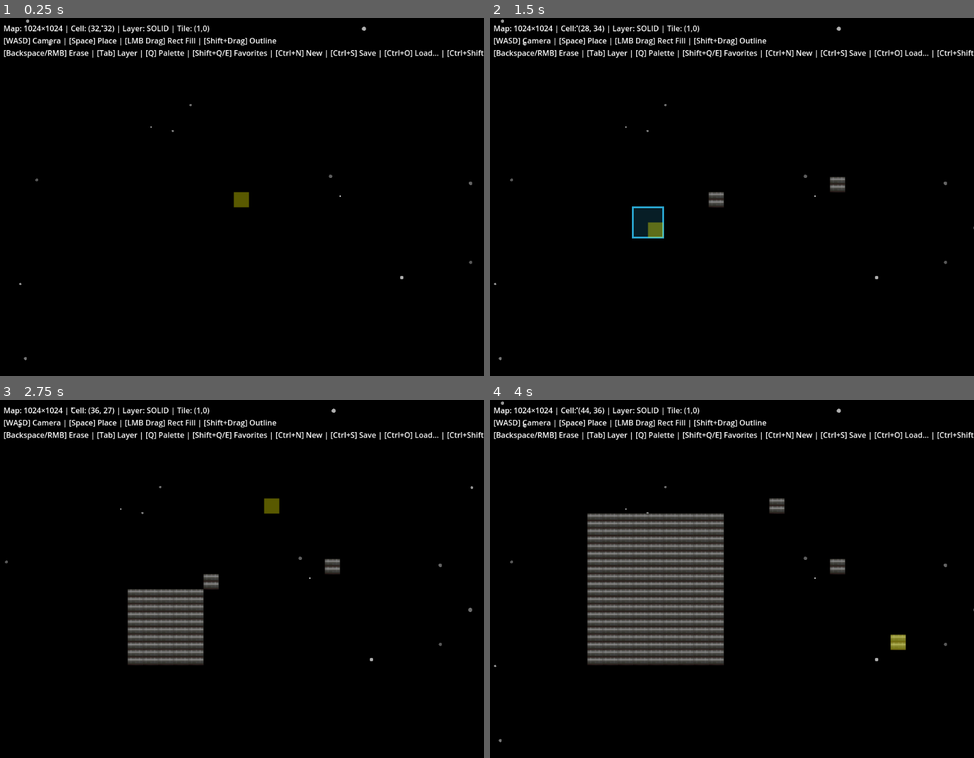
Above: before the commit, frames 1-4 (two rows, left to right).
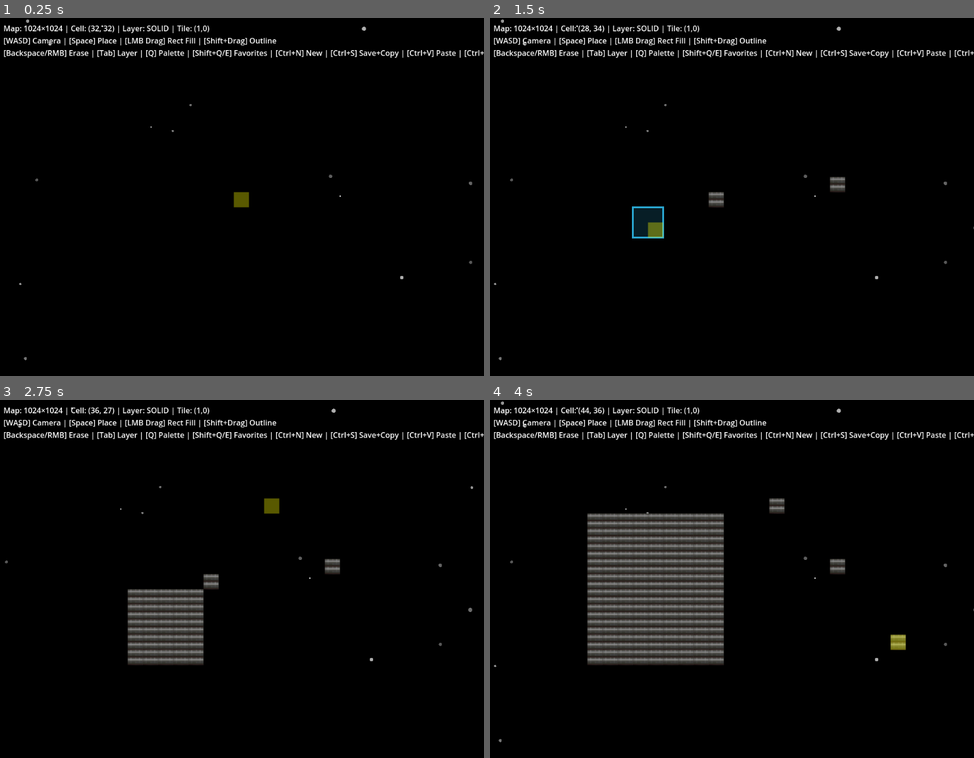
Above: after the commit, the same moments.

Repository: zebadrabbit/Driftline
Game: Godot game, scene res://client/scenes/editor/MapEditor.tscn
The game is run twice, just before and just after one commit, with the same random seed, the same clock (stepped at 60 frames per second) and the same inputs. This scene is started directly instead of the project's main scene.
Inputs (mouse positions are in pixels of both pictures, inside the frame that each line leads up to):
- Up to frame 1 (0.25 s): no input
- Up to frame 2 (1.5 s): tap Enter (ui_accept) at 0.5, 0.77, 1.25 s; move the mouse to (838, 182) at 0.52 s; hold Right (ui_right) 0.53-1.25 s; tap V at 0.6 s; click (838, 182) at 0.67 s; drag from (635, 218) to (707, 272) at 1.27 s
- Up to frame 3 (2.75 s): move the mouse to (290, 500) at 2.02 s; hold Right (ui_right) from 2.03 s (still down); hold Shift from 2.03 s (still down); tap V at 2.3 s
- Up to frame 4 (4 s): release Right (ui_right) at 2.75 s; release Shift at 2.75 s; tap Enter (ui_accept) at 2.75, 3.77 s; drag from (707, 654) to (586, 528) at 2.77 s; move the mouse to (877, 636) at 3.52 s; hold Left (ui_left) from 3.53 s (still down); tap O at 3.6 s; tap V at 3.8 s

The runs differ from the first frame. In frame 1, 0.3% of the frame differs, in the area x 77-100%, y 8-12%; in frame 2, 0.3%; in frame 3, 0.3%; in frame 4, 0.3%.

Commit message:
Map editor: paste/import JSON from clipboard

Diff:
--- a/client/scripts/maps/level_io.gd
+++ b/client/scripts/maps/level_io.gd
@@ -4,6 +4,132 @@
 ## Handles sparse JSON format and boundary stamping.
 
 const TILE_SIZE := 16
+
+const DEFAULT_WIDTH_TILES: int = 64
+const DEFAULT_HEIGHT_TILES: int = 64
+
+
+## Safe JSON parse for map import (clipboard / network / file content).
+## Returns: { ok: bool, error: String, data: Dictionary }
+static func parse_map_json(json_string: String) -> Dictionary:
+	var result := {
+		"ok": false,
+		"error": "",
+		"data": {}
+	}
+	if json_string.strip_edges() == "":
+		result["error"] = "Clipboard is empty"
+		return result
+
+	var parsed = JSON.parse_string(json_string)
+	if parsed == null:
+		result["error"] = "Invalid JSON"
+		return result
+	if typeof(parsed) != TYPE_DICTIONARY:
+		result["error"] = "Map JSON must be an object"
+		return result
+
+	result["ok"] = true
+	result["data"] = parsed
+	return result
+
+
+## Normalize raw map data for backward/forward compatibility.
+## Ensures:
+## - meta exists and has w/h (tile counts)
+## - layers exists with bg/solid/fg arrays
+## - entities exists as an array
+## Returns a normalized Dictionary (map object).
+static func normalize_map_data(data: Dictionary) -> Dictionary:
+	var out: Dictionary = {}
+
+	# Preserve top-level fields.
+	for k in data.keys():
+		out[k] = data[k]
+
+	var meta: Dictionary = {}
+	if out.has("meta") and out["meta"] is Dictionary:
+		meta = out["meta"]
+	else:
+		meta = {}
+		out["meta"] = meta
+
+	# Determine width/height (tile counts). Accept legacy root width/height that may be pixels.
+	var w_tiles: int = int(meta.get("w", 0))
+	var h_tiles: int = int(meta.get("h", 0))
+	if w_tiles <= 0:
+		var w_raw: int = int(out.get("width", 0))
+		if w_raw > 0:
+			# Heuristic: if it looks like pixels (large and divisible), convert.
+			w_tiles = int(w_raw / TILE_SIZE) if (w_raw >= 256 and w_raw % TILE_SIZE == 0) else w_raw
+		else:
+			w_tiles = DEFAULT_WIDTH_TILES
+	if h_tiles <= 0:
+		var h_raw: int = int(out.get("height", 0))
+		if h_raw > 0:
+			h_tiles = int(h_raw / TILE_SIZE) if (h_raw >= 256 and h_raw % TILE_SIZE == 0) else h_raw
+		else:
+			h_tiles = DEFAULT_HEIGHT_TILES
+
+	meta["w"] = w_tiles
+	meta["h"] = h_tiles
+	meta["tile_size"] = int(meta.get("tile_size", TILE_SIZE))
+	# Keep root width/height present for tools that expect them (store pixels).
+	out["width"] = int(out.get("width", w_tiles * TILE_SIZE))
+	out["height"] = int(out.get("height", h_tiles * TILE_SIZE))
+
+	# Layers
+	var layers: Dictionary = {}
+	if out.has("layers") and out["layers"] is Dictionary:
+		layers = out["layers"]
+	else:
+		layers = {}
+		out["layers"] = layers
+
+	for layer_name in ["bg", "solid", "fg"]:
+		if not layers.has(layer_name) or not (layers[layer_name] is Array):
+			layers[layer_name] = []
+
+	# Entities (Part 2)
+	if not out.has("entities") or not (out["entities"] is Array):
+		out["entities"] = []
+
+	return out
+
+
+## Apply a pre-parsed map data Dictionary to TileMaps.
+## Returns normalized meta (contains w/h).
+static func apply_map_data(map_data: Dictionary, tilemaps: Dictionary) -> Dictionary:
+	var norm := normalize_map_data(map_data)
+	var meta: Dictionary = norm.get("meta", {})
+	var layers: Dictionary = norm.get("layers", {})
+	var w: int = int(meta.get("w", DEFAULT_WIDTH_TILES))
+	var h: int = int(meta.get("h", DEFAULT_HEIGHT_TILES))
+
+	# Clear all layers
+	for layer_name in ["bg", "solid", "fg"]:
+		if tilemaps.has(layer_name) and tilemaps[layer_name] != null:
+			(tilemaps[layer_name] as TileMap).clear()
+
+	# Apply loaded tiles
+	for layer_name in ["bg", "solid", "fg"]:
+		if not layers.has(layer_name) or not tilemaps.has(layer_name) or tilemaps[layer_name] == null:
+			continue
+		var tilemap: TileMap = tilemaps[layer_name]
+		var cells: Array = layers[layer_name]
+		for cell_data in cells:
+			if cell_data is Array and cell_data.size() == 4:
+				var x: int = int(cell_data[0])
+				var y: int = int(cell_data[1])
+				var ax: int = int(cell_data[2])
+				var ay: int = int(cell_data[3])
+				tilemap.set_cell(0, Vector2i(x, y), 0, Vector2i(ax, ay))
+
+	# Apply boundary
+	if tilemaps.has("solid") and tilemaps["solid"] != null:
+		apply_boundary(tilemaps["solid"], w, h)
+
+	return meta
 
 ## Sparse save format: only stores placed tiles, not empty cells.
 ## Boundary tiles are NOT saved; they are generated on load.
@@ -103,22 +229,11 @@
 		push_error("Invalid map format: " + path)
 		return {}
 
-	var meta: Dictionary = data["meta"]
-	var layers: Dictionary = data["layers"]
-	# Backward compatible width/height lookup.
-	# Root width/height are pixels. meta.w/meta.h are tiles.
-	var w_px: int = int(data.get("width", int(meta.get("w", 64)) * TILE_SIZE))
-	var h_px: int = int(data.get("height", int(meta.get("h", 64)) * TILE_SIZE))
-	if w_px <= 0:
-		w_px = 1024
-	if h_px <= 0:
-		h_px = 1024
-	var w: int = int(meta.get("w", w_px / TILE_SIZE))
-	var h: int = int(meta.get("h", h_px / TILE_SIZE))
-	meta["w"] = w
-	meta["h"] = h
-	meta["width"] = w_px
-	meta["height"] = h_px
+	var norm := normalize_map_data(data)
+	var meta: Dictionary = norm["meta"]
+	var layers: Dictionary = norm["layers"]
+	var w: int = int(meta.get("w", DEFAULT_WIDTH_TILES))
+	var h: int = int(meta.get("h", DEFAULT_HEIGHT_TILES))
 
 	# Clear all layers
 	for layer_name in ["bg", "solid", "fg"]:
@@ -165,22 +280,10 @@
 		return {"width": 1024, "height": 1024, "w": 64, "h": 64}
 
 	var data: Dictionary = json.data
-	var meta: Dictionary = {}
-	if data.has("meta"):
-		meta = data["meta"]
-
-	var w_px: int = int(data.get("width", int(meta.get("w", 64)) * TILE_SIZE))
-	var h_px: int = int(data.get("height", int(meta.get("h", 64)) * TILE_SIZE))
-	if w_px <= 0:
-		w_px = 1024
-	if h_px <= 0:
-		h_px = 1024
-	var w: int = int(meta.get("w", w_px / TILE_SIZE))
-	var h: int = int(meta.get("h", h_px / TILE_SIZE))
-	meta["w"] = w
-	meta["h"] = h
-	meta["width"] = w_px
-	meta["height"] = h_px
+	var norm := normalize_map_data(data)
+	var meta: Dictionary = norm.get("meta", {})
+	meta["width"] = int(norm.get("width", int(meta.get("w", DEFAULT_WIDTH_TILES)) * TILE_SIZE))
+	meta["height"] = int(norm.get("height", int(meta.get("h", DEFAULT_HEIGHT_TILES)) * TILE_SIZE))
 	return meta
 
 
--- a/client/scripts/maps/map_editor.gd
+++ b/client/scripts/maps/map_editor.gd
@@ -24,6 +24,10 @@
 @onready var camera: Camera2D = $Camera2D
 @onready var cursor_sprite: Sprite2D = $Cursor
 @onready var ui_label: Label = $UI/Label
+@onready var ui_root: CanvasLayer = $UI
+
+var status_label: Label
+var status_timer: float = 0.0
 
 var cursor_cell := Vector2i(10, 10)
 # Camera navigation cell (WASD only). Mouse should not affect this.
@@ -89,6 +93,7 @@
 	_build_palette_ui()
 	_build_new_map_ui()
 	_build_load_map_ui()
+	_build_status_ui()
 
 	# Ensure the cursor is visible even if the Sprite2D has no texture set in the scene.
 	# (The scene sets a region_rect, but without a texture nothing is drawn.)
@@ -113,6 +118,10 @@
 
 
 func _process(_delta: float) -> void:
+	if status_timer > 0.0:
+		status_timer -= _delta
+		if status_timer <= 0.0 and status_label != null:
+			status_label.text = ""
 	_update_ui()
 	# While dragging, keep the preview responsive.
 	if dragging:
@@ -218,6 +227,10 @@
 
 	# Ctrl shortcuts should not trigger movement.
 	if event is InputEventKey and event.pressed and event.ctrl_pressed:
+		if event.keycode == KEY_V:
+			_paste_map_from_clipboard()
+			get_viewport().set_input_as_handled()
+			return
 		if event.keycode == KEY_S:
 			_save_map()
 			get_viewport().set_input_as_handled()
@@ -383,7 +396,56 @@
 func _update_ui() -> void:
 	var layer_display := current_layer.to_upper()
 	var atlas_str := "(%d,%d)" % [selected_atlas_coords.x, selected_atlas_coords.y]
-	ui_label.text = "Map: %d×%d | Cell: %s | Layer: %s | Tile:  …(145 unchanged characters)… Favorites | [Ctrl+N] New | [Ctrl+S] Save | [Ctrl+O] Load… | [Ctrl+Shift+O] Load  …(97 unchanged characters)…
+	ui_label.text = "Map: %d×%d | Cell: %s | Layer: %s | Tile:  …(145 unchanged characters)… Favorites | [Ctrl+N] New | [Ctrl+S] Save+Copy | [Ctrl+V] Paste | [Ctrl+O] Load… | [Ctrl+Shift+O] Load  …(97 unchanged characters)…
+
+
+func _build_status_ui() -> void:
+	if ui_root == null:
+		return
+	status_label = Label.new()
+	status_label.name = "Status"
+	status_label.position = Vector2(12, 72)
+	status_label.modulate = Color(1, 0.6, 0.6, 1)
+	ui_root.add_child(status_label)
+	status_label.text = ""
+
+
+func _set_status(msg: String, is_error: bool = false, seconds: float = 4.0) -> void:
+	if status_label == null:
+		return
+	status_label.text = msg
+	status_label.modulate = Color(1, 0.35, 0.35, 1) if is_error else Color(0.6, 1, 0.6, 1)
+	status_timer = seconds
+
+
+func _paste_map_from_clipboard() -> void:
+	var s := DisplayServer.clipboard_get()
+	var parsed := LevelIO.parse_map_json(s)
+	if not bool(parsed.get("ok", false)):
+		_set_status("Paste failed: " + String(parsed.get("error", "Unknown error")), true)
+		return
+
+	var raw: Dictionary = parsed.get("data", {})
+	var map := LevelIO.normalize_map_data(raw)
+	var meta: Dictionary = map.get("meta", {})
+	var w_tiles: int = int(meta.get("w", 0))
+	var h_tiles: int = int(meta.get("h", 0))
+	if w_tiles <= 0 or h_tiles <= 0:
+		_set_status("Paste failed: missing map size", true)
+		return
+
+	# Resize the editor map BEFORE applying tiles.
+	_create_new_map(w_tiles * LevelIO.TILE_SIZE, h_tiles * LevelIO.TILE_SIZE)
+	LevelIO.apply_map_data(map, _tilemaps)
+
+	var entities_count: int = (map.get("entities", []) as Array).size()
+	var tiles_count: int = 0
+	for layer_name in ["bg", "solid", "fg"]:
+		var layer := (map.get("layers", {}) as Dictionary).get(layer_name, [])
+		if layer is Array:
+			tiles_count += (layer as Array).size()
+	print("Map pasted from clipboard: ", w_tiles, "x", h_tiles, ", ", tiles_count, " tiles, ", entities_count, " entities")
+	_set_status("Map pasted: %dx%d" % [w_tiles, h_tiles], false)
 
 
 func _build_new_map_ui() -> void:
Not shown, changed: CHANGELOG.md
